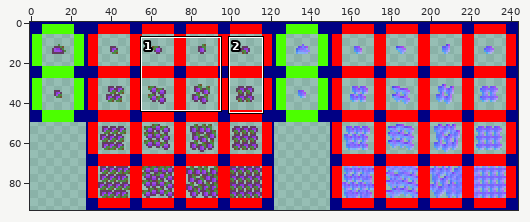
Two states of a sprite sheet, src/main/resources/mod-files/assets/sprite/resource/Grape.png. The first picture is a wide view before the edit; the outline marks the close-up.
Close-up. Before the edit:
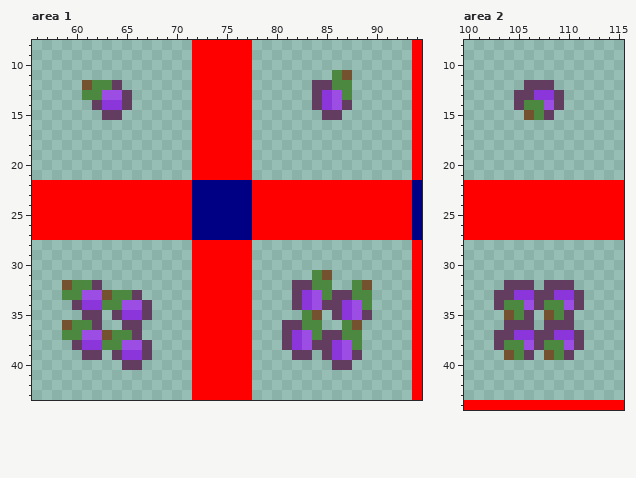
The file is 244x94 pixels. Colours within 5 levels of each other are drawn and written as one. Shown: area 1: x 56..94, y 8..43; area 2: x 100..115, y 8..44. The commit also changed other parts of the picture, which this record leaves out.
The same view after the edit:
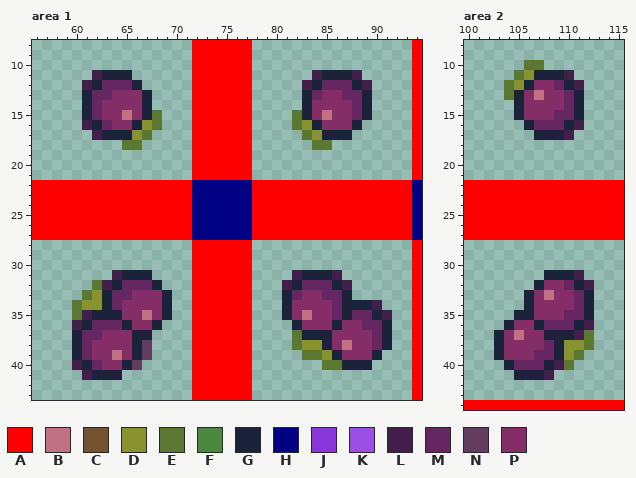
Palette (. is transparent): A #ff0000  B #c27182  C #75522f  D #88922f  E #5a7832  F #4d8841  G #1a2339  H #000084  J #8b36da  K #9b4de4  L #421f4a  M #652661  N #633d60  P #852d66
The edit:
--- area 1
@@ x 56..94 @@
 10 ................AAAAAA................A
-11 ................AAAAAA........FC......A
-12 .....CFFN.......AAAAAA......NNFF......A
-13 .....FFKKN......AAAAAA......NJKF......A
-14 ......NJJN......AAAAAA......NJKN......A
-15 .......NN.......AAAAAA.......NN.......A
-16 ................AAAAAA................A
-17 ................AAAAAA................A
-18 ................AAAAAA................A
+11 ......LGGG......AAAAAA......LGGGL.....A
+12 .....LGMMMG.....AAAAAA.....LGMMMGL....A
+13 .....GMMPPPG....AAAAAA.....GMPPMMG....A
+14 .....GMPPPPG....AAAAAA.....GPPPPMG....A
+15 .....GMPPBPGE...AAAAAA....EGPBPPMG....A
+16 .....LGMPPGDE...AAAAAA....EDGPPPG.....A
+17 ......LGGGDE....AAAAAA.....EDGGG......A
+18 .........EE.....AAAAAA......EE........A
 19 ................AAAAAA................A
@@ x 56..94 @@
 30 ................AAAAAA................A
-31 ................AAAAAA......FC........A
-32 ...CFFN.........AAAAAA....NNFF..FC....A
-33 ...FFKKCFFN.....AAAAAA....NJKFNNFF....A
-34 ....NJJFFKKN....AAAAAA....NJKNNJKF....A
-35 .....NN.NJJN....AAAAAA.....FC.NJKN....A
-36 ...CFFN..NN.....AAAAAA...NNFF..FC.....A
-37 ...FFKKCFFN.....AAAAAA...NJKFNNFF.....A
-38 ....NJJFFKKN....AAAAAA...NJKNNJKF.....A
-39 .....NN.NJJN....AAAAAA....NN.NJKN.....A
-40 .........NN.....AAAAAA........NN......A
-41 ................AAAAAA................A
+31 ........LGGG....AAAAAA....LGGGL.......A
+32 ......ELGMMMG...AAAAAA...LGMMMGL......A
+33 .....EDGMMPPPG..AAAAAA...GMPPMMG......A
+34 ....EDDGMPPPPG..AAAAAA...GPPPPMGGGL...A
+35 ....ELGGGPPBPG..AAAAAA...GPBPPMGMMGL..A
+36 ....LGMMMGPPG...AAAAAA....GPPPGPPMMG..A
+37 ....GMMPPPGG....AAAAAA....EGGGPPPPMG..A
+38 ....GMPPPPGN....AAAAAA....EDDGPBPPMG..A
+39 ....GMPPBPGN....AAAAAA.....EEDGPPPG...A
+40 ....LGMPPGN.....AAAAAA.......EEGGG....A
+41 .....LGGG.......AAAAAA................A
 42 ................AAAAAA................A
--- area 2
@@ x 100..115 @@
  9 ................
-10 ................
-11 ................
-12 ......NNN.......
-13 .....NNJJN......
-14 .....NFFKN......
-15 ......CFN.......
-16 ................
-17 ................
+10 ......EE........
+11 .....EDGGGL.....
+12 ....EDGPPMGL....
+13 ....EGPBPPMG....
+14 .....GPPPPMG....
+15 .....GPPPMMG....
+16 ......GMMMGL....
+17 .......GGGL.....
 18 ................
@@ x 100..115 @@
 30 ................
-31 ................
-32 ....NNN.NNN.....
-33 ...NNJJNNJJN....
-34 ...NFFKNFFKN....
-35 ....CFN.CFN.....
-36 ....NNN.NNN.....
-37 ...NNJJNNJJN....
-38 ...NFFKNFFKN....
-39 ....CFN.CFN.....
-40 ................
-41 ................
+31 ........GGGL....
+32 .......GPPMGL...
+33 ......GPBPPMG...
+34 ......GPPPPMG...
+35 .....GGPPPMMG...
+36 ....GPPGMMMGL...
+37 ...GPBPPGGGLE...
+38 ...GPPPPMGDDE...
+39 ...GPPPMMGDE....
+40 ....GMMMGLE.....
+41 .....GGGL.......
 42 ................
Boxes around the changes in both close-ups, in picture pixels (x1, y1, x2, y2):
changed: (82, 70, 162, 150)
changed: (292, 70, 372, 150)
changed: (62, 270, 172, 380)
changed: (282, 270, 392, 370)
changed: (504, 60, 584, 140)
changed: (494, 270, 594, 380)
